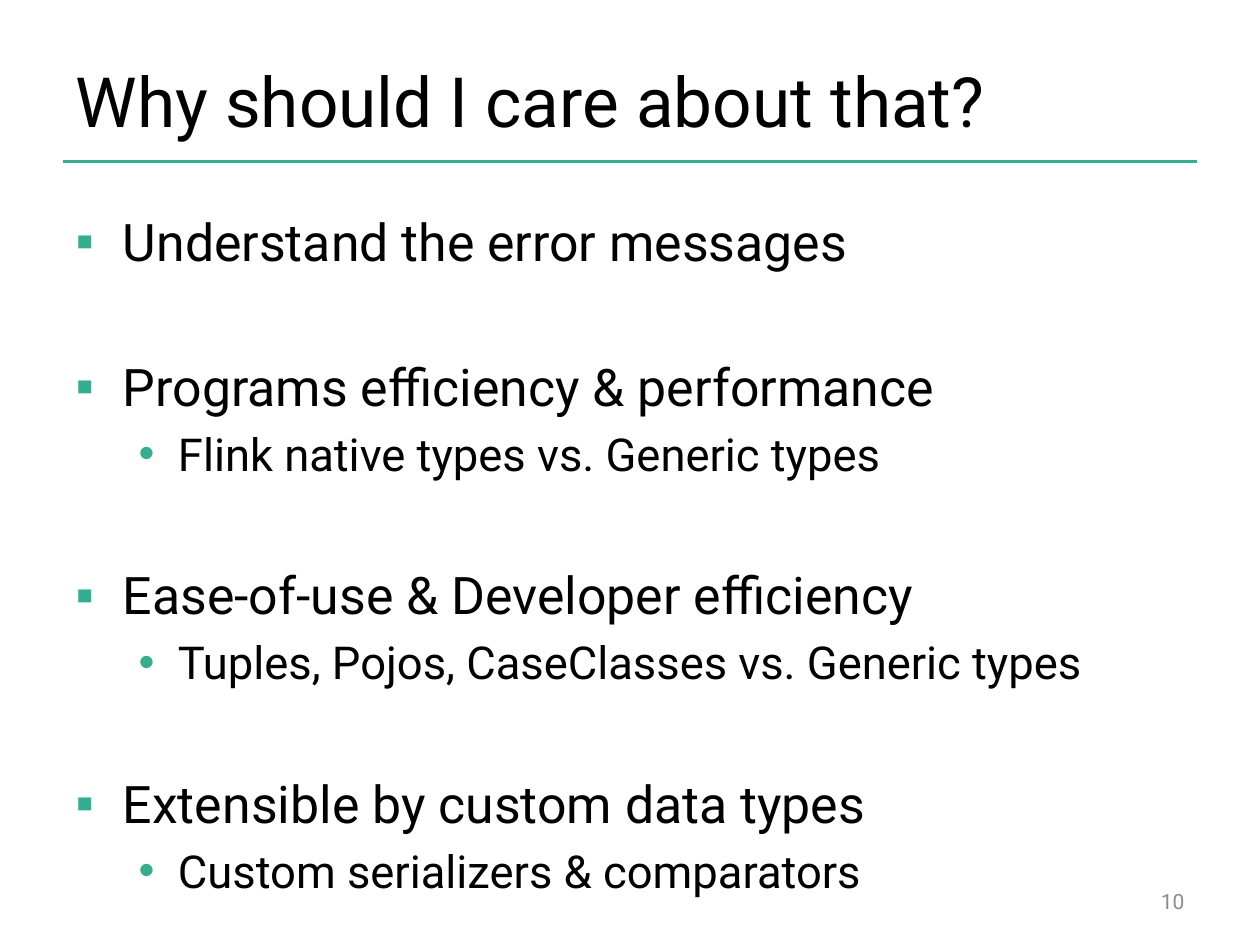
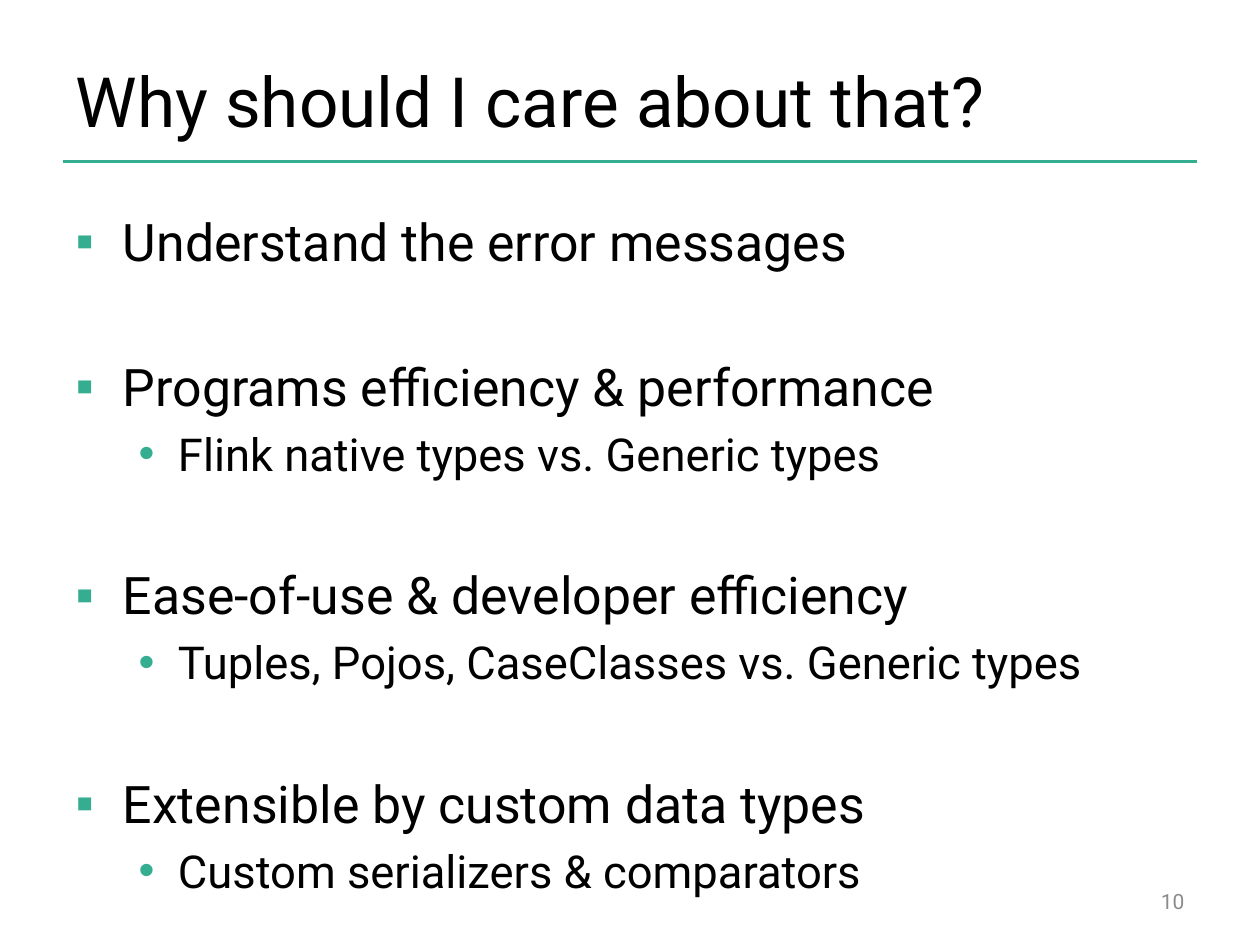
Before and after one commit to dataArtisans/flink-training-web, a slide deck: slide 10 of slides/flink_batch_advanced.pptx. Drawn at 1260x945 pixels with LibreOffice and Linux fonts; fonts in the diff are those of the drawing; background and template pictures are left out. Boxes give left, top, right and bottom in pixels: in the first picture for what was removed or moved away, otherwise in the second. Text is boxed around its words. In the diff, an @@ line names an element or a change of style, - is before the commit and + after.

```diff
--- a/slides/flink_batch_advanced.pptx
+++ b/slides/flink_batch_advanced.pptx
@@ text at (123,574,908,625): text changed @@
-▪ Ease-of-use & Developer efficiency
+▪ Ease-of-use & developer efficiency
```
Also in this commit, not shown: 6 other slides changed, 3 other files.
